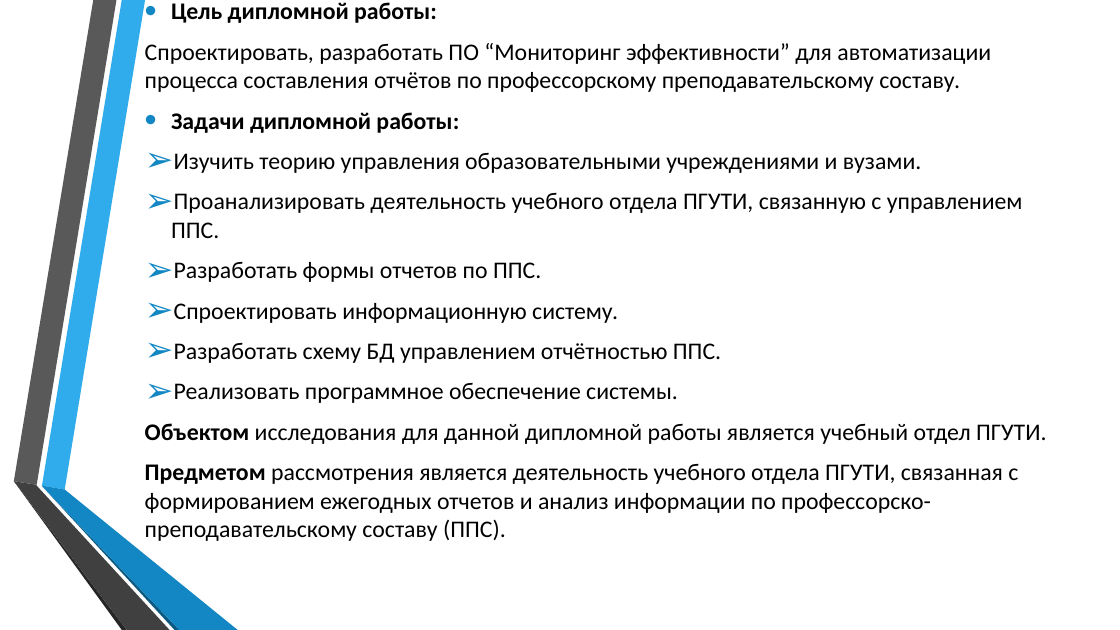
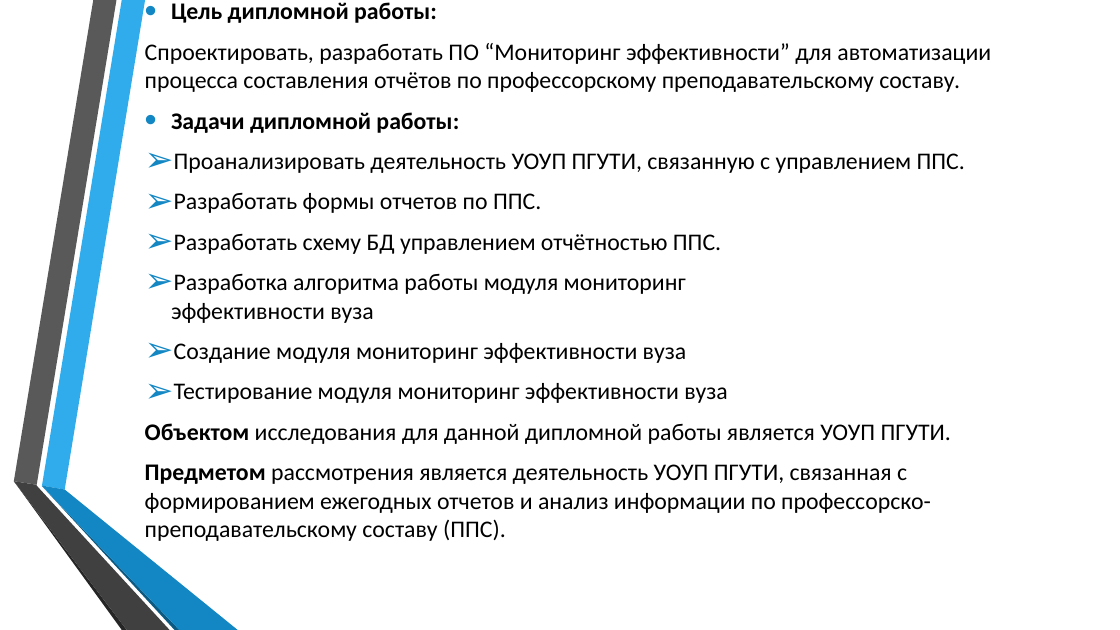
Before and after one commit to Kromnikov/diploma, a slide deck: slide 2 of Диплом/Диплом-Презентация.pptx. Drawn at 1120x630 pixels with LibreOffice and Linux fonts; fonts in the diff are those of the drawing. Boxes give left, top, right and bottom in pixels: in the first picture for what was removed or moved away, otherwise in the second. Text is boxed around its words. In the diff, an @@ line names an element or a change of style, - is before the commit and + after.

```diff
--- a/Диплом/Диплом-Презентация.pptx
+++ b/Диплом/Диплом-Презентация.pptx
@@ text at [174, 153, 965, 173]: text changed @@
-➢ Изучить теорию управления образовательными учреждениями и вузами.
-➢ Проанализировать деятельность учебного отдела ПГУТИ, связанную с управлением ППС.
+➢ Проанализировать деятельность УОУП ПГУТИ, связанную с управлением ППС.
@@ text at [145, 274, 951, 541]: text changed @@
-➢ Реализовать программное обеспечение системы.
-Объектом исследования для данной дипломной работы является учебный отдел ПГУТИ.
-Предметом рассмотрения является деятельность учебного отдела ПГУТИ, связанная с формированием ежегодных отчетов и анализ информации по профессорско-преподавательскому составу (ППС).
+➢ Разработка алгоритма работы модуля мониторинг
+  эффективности вуза
+➢ Создание модуля мониторинг эффективности вуза
+➢ Тестирование модуля мониторинг эффективности вуза
+Объектом исследования для данной дипломной работы является УОУП ПГУТИ.
+Предметом рассмотрения является деятельность УОУП ПГУТИ, связанная с формированием ежегодных отчетов и анализ информации по профессорско-преподавательскому составу (ППС).
@@ text at [174, 303, 618, 323]: paragraph removed @@
-➢ Спроектировать информационную систему.
```
Also in this commit, not shown: 4 other slides changed, 1 slide added, 1 slide removed, 6 other files.
